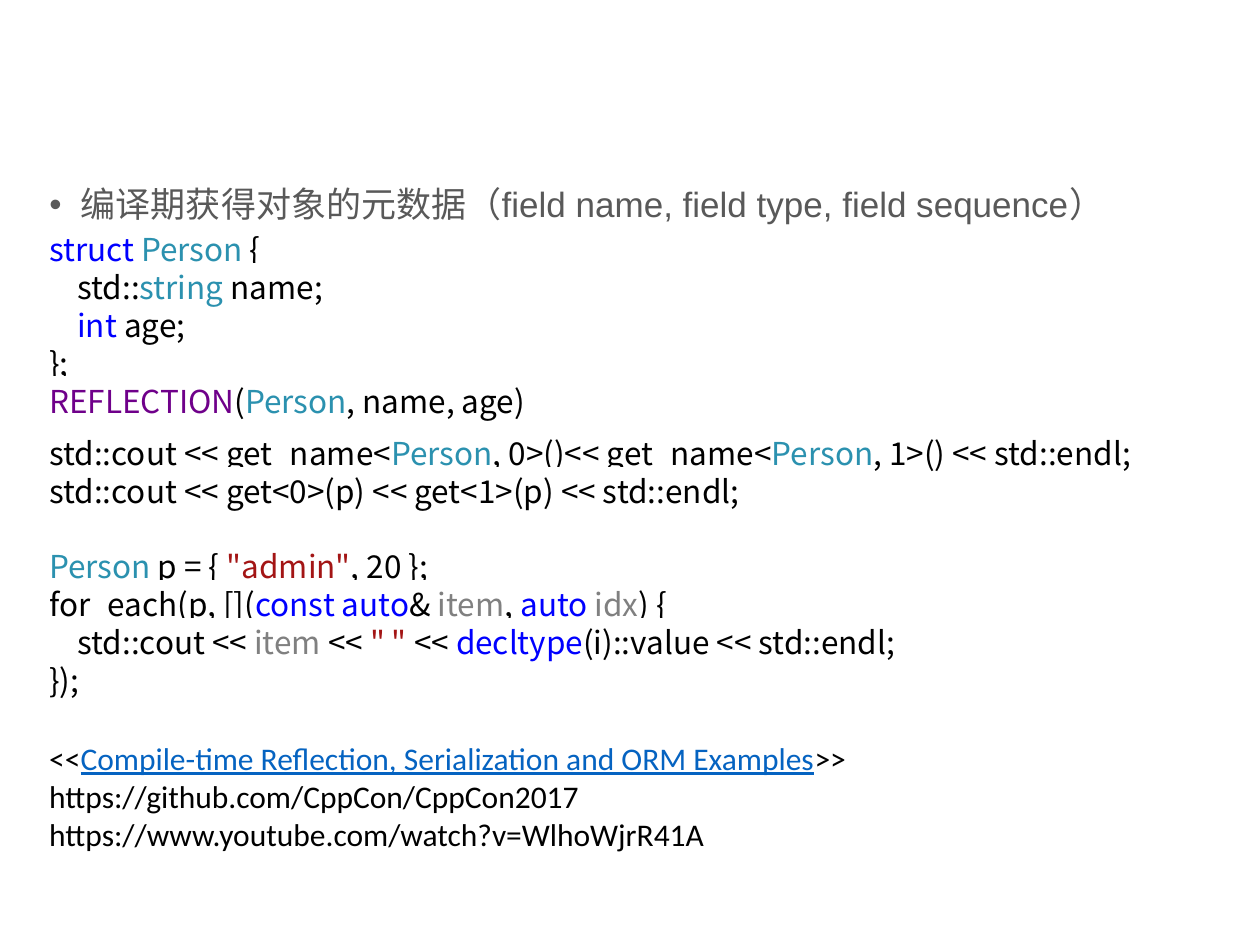
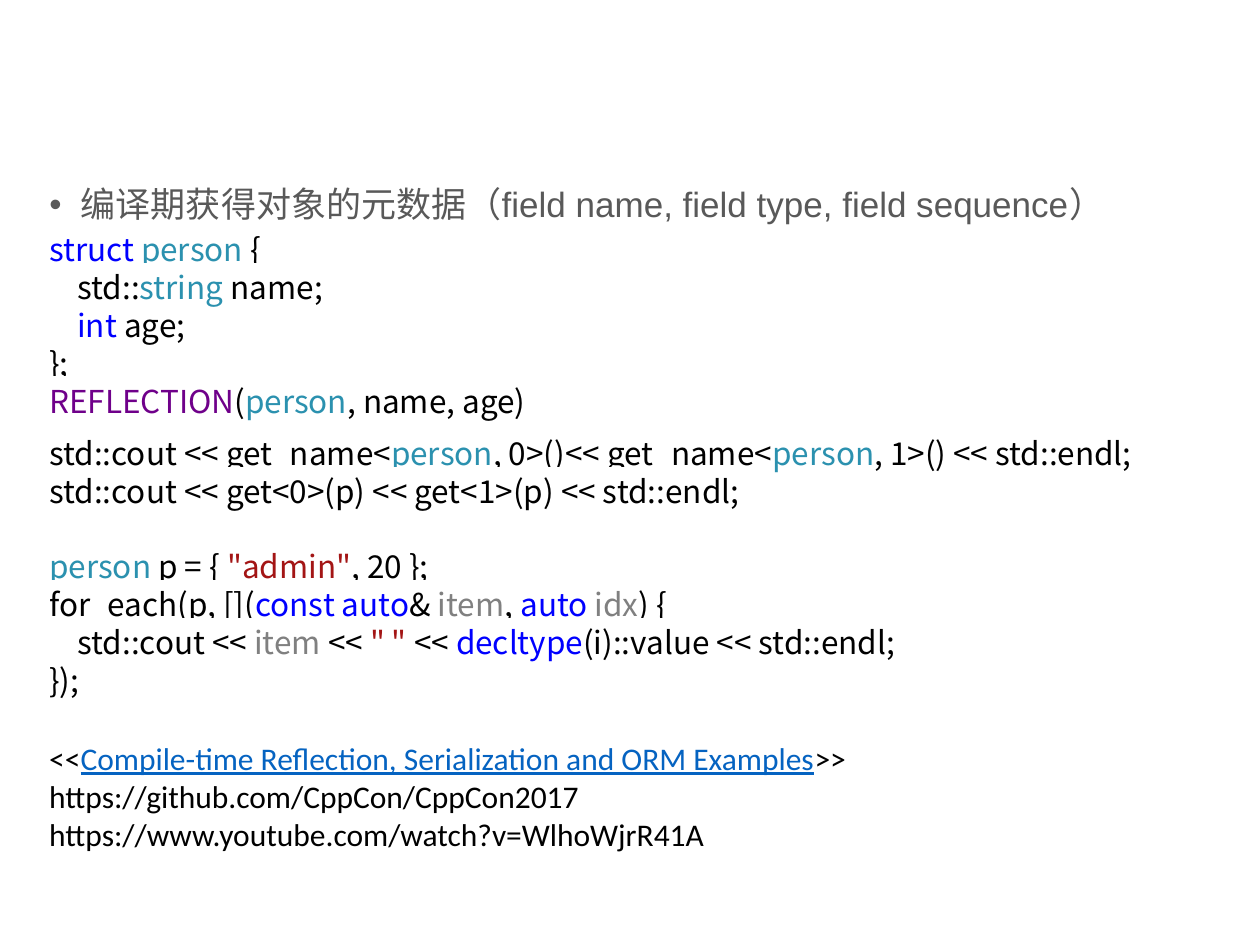
Before and after one commit to qicosmos/cppcon2017, a slide deck: slide 28 of CPP-Summit.pptx (slide 27 before the commit). Drawn at 1260x945 pixels with LibreOffice and Linux fonts; fonts in the diff are those of the drawing; background and template pictures are left out. Boxes give left, top, right and bottom in pixels: in the first picture for what was removed or moved away, otherwise in the second. Text is boxed around its words. In the diff, an @@ line names an element or a change of style, - is before the commit and + after.

Commit message:
update

```diff
--- a/CPP-Summit.pptx
+++ b/CPP-Summit.pptx
@@ text at [49,239,243,263]: text changed @@
-struct Person {
+struct person {
@@ text at [49,387,525,421]: text changed @@
-REFLECTION(Person, name, age)
+REFLECTION(person, name, age)
@@ text at [49,439,1131,473]: text changed @@
-std::cout << get_name<Person, 0>()<< get_name<Person, 1>() << std::endl;
+std::cout << get_name<person, 0>()<< get_name<person, 1>() << std::endl;
@@ text at [49,553,402,580]: text changed @@
-Person p = { "admin", 20 };
+person p = { "admin", 20 };
```
Also in this commit, not shown: 3 other slides changed, 1 slide added.
